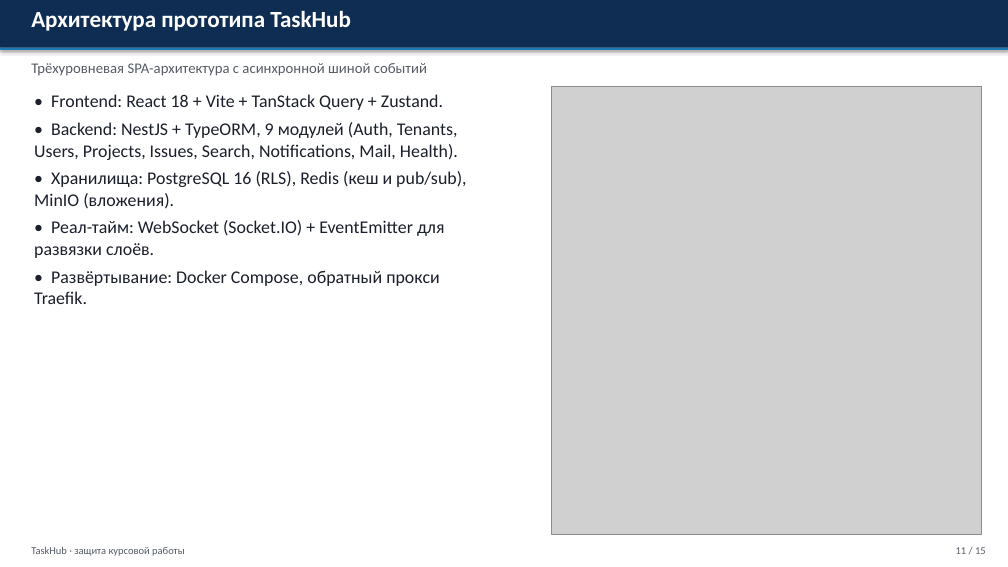
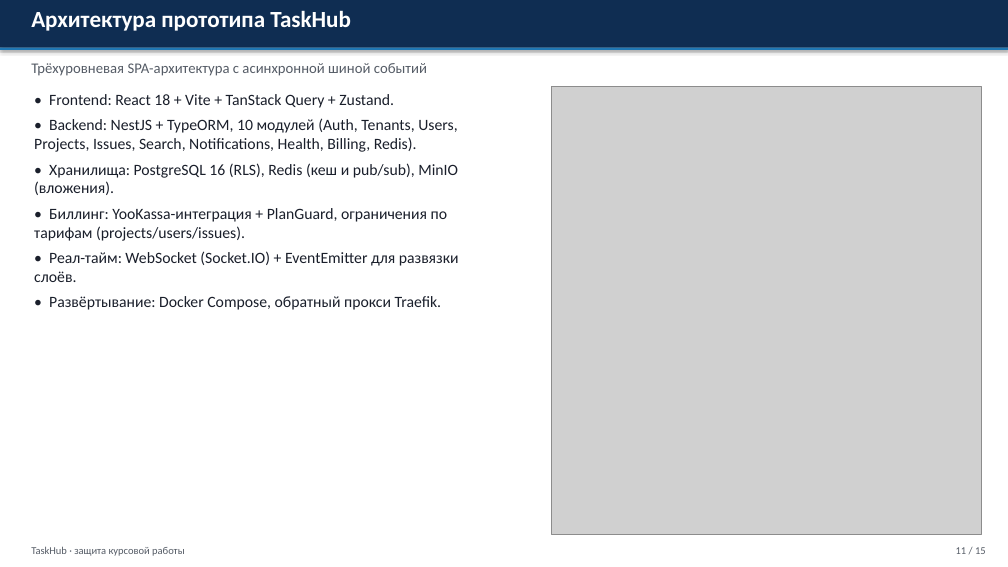
Before and after one commit to adenivi321-bot/jira1, a slide deck: slide 11 of docs/coursework/Презентация_TaskHub.pptx. Drawn at 1008x567 pixels with LibreOffice and Linux fonts; fonts in the diff are those of the drawing; grey boxes stand for pictures. Boxes give left, top, right and bottom in pixels: in the first picture for what was removed or moved away, otherwise in the second. Text is boxed around its words. In the diff, an @@ line names an element or a change of style, - is before the commit and + after.

Commit message:
docs(coursework): reframe positioning as multi-tenant SaaS with tariff plans
- relevance/comparison/concept slides: drop misleading 'open-source self-hosted alternative' framing; explicitly position TaskHub as a B2B-SaaS prototype with tariff plans (FREE/BASIC/PRO/ENTERPRISE) deployable on-premise
- architecture: add Billing module (10 modules total), mention PlanGuard / PlanLimitsService / YooKassa
- comparison table: switch criterion 'Open code' to 'Tariffs' to match actual product positioning
- defense speech: matching narrative + new Q&A entry on subscription module rationale

```diff
--- a/docs/coursework/Презентация_TaskHub.pptx
+++ b/docs/coursework/Презентация_TaskHub.pptx
@@ text at bbox=[34, 118, 457, 152]: text changed; size 17 to 15 pt @@
-• Backend: NestJS + TypeORM, 9 модулей (Auth, Tenants, Users, Projects, Issues, Search, Notifications, Mail, Health).
+• Backend: NestJS + TypeORM, 10 модулей (Auth, Tenants, Users, Projects, Issues, Search, Notifications, Health, Billing, Redis).
@@ text at bbox=[34, 94, 459, 310]: size 17 to 15 pt in "• Frontend: React 18 + Vite + ...", "• Хранилища: PostgreSQL 16 (RLS), Redis (кеш ...", "• Реал-тайм: WebSocket (Socket.IO) + EventEmitter для ...", "• Развёртывание: Docker Compose, обратный прокси Traefik." @@
@@ text at bbox=[34, 208, 448, 241]: paragraph added @@
+• Биллинг: YooKassa-интеграция + PlanGuard, ограничения по тарифам (projects/users/issues).
```
Also in this commit, not shown: 3 other slides changed, 2 other files.
